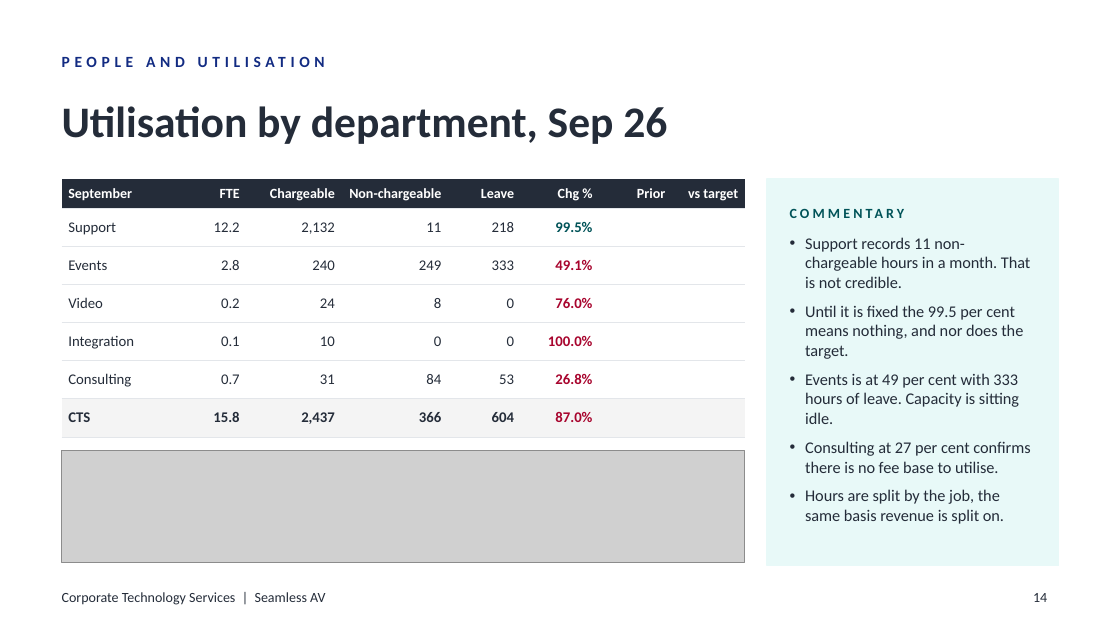
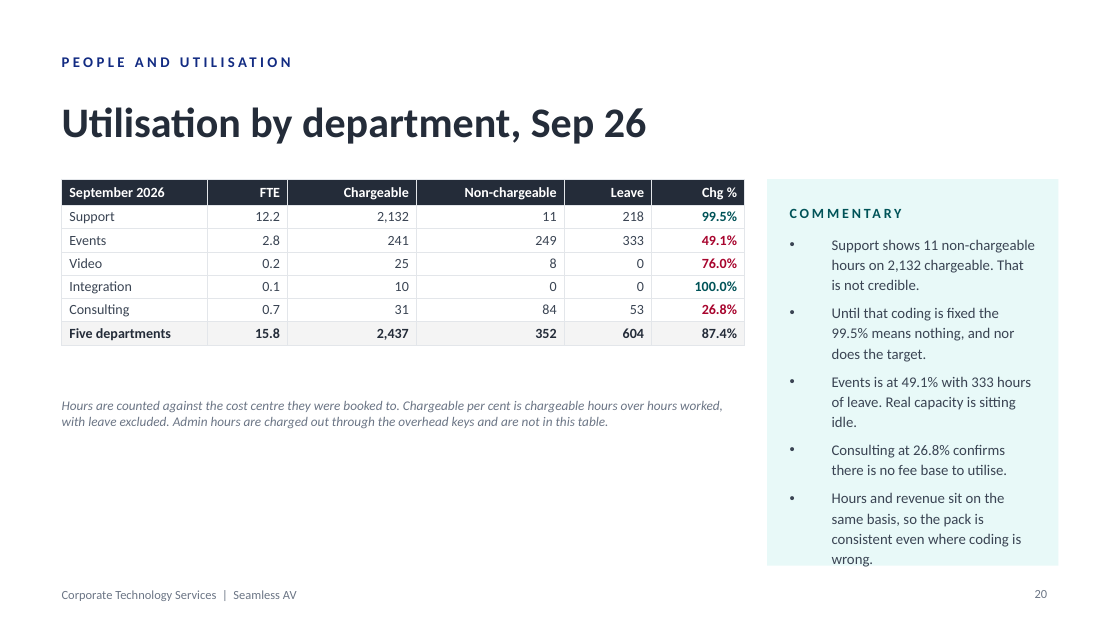
Before and after one commit to WesleyNelson-O33/Claude, a slide deck: slide 20 of deck/CTS Monthly Business Review - September 2026.pptx (slide 14 before the commit). Drawn at 1120x630 pixels with LibreOffice and Linux fonts; fonts in the diff are those of the drawing; grey boxes stand for pictures; background and template pictures are left out. Boxes give left, top, right and bottom in pixels: in the first picture for what was removed or moved away, otherwise in the second. Text is boxed around its words. In the diff, an @@ line names an element or a change of style, - is before the commit and + after.

```diff
--- a/deck/CTS Monthly Business Review - September 2026.pptx
+++ b/deck/CTS Monthly Business Review - September 2026.pptx
@@ text "PEOPLE AND UTILISATION" at box(62, 45, 846, 78): size 10 to 9.5 pt, letter spacing 3 to 2.2 pt; less space between paragraphs @@
@@ text "Utilisation by department, Sep 26" at box(62, 107, 647, 144): size 28 to 27 pt @@
@@ table at box(62, 179, 745, 344) @@
-column 1, row 1: September
+column 1, row 1: September 2026
-column 1, row 7: CTS
+column 1, row 7: Five departments
-column 3, row 3: 240
+column 3, row 3: 241
-column 3, row 4: 24
+column 3, row 4: 25
-column 4, row 7: 366
+column 4, row 7: 352
-column 6: Chg % | 99.5% | 49.1% | 76.0% | 100.0% | 26.8% | 87.0%
-column 7: Prior |  |  |  |  |  | 
-column 8: vs target |  |  |  |  |  | 
+column 6: Chg % | 99.5% | 49.1% | 76.0% | 100.0% | 26.8% | 87.4%
@@ rectangle at box(767, 179, 1058, 566): outline #E8F9F8 1 pt to none @@
@@ text "COMMENTARY" at box(790, 199, 1036, 227): letter spacing 2 to 1.8 pt @@
@@ text at box(832, 240, 1035, 547): text changed; size 10.5 to 9.5 pt; text colour #242C39 to #3A4453 @@
-• Support records 11 non-chargeable hours in a month. That is not credible.
-• Until it is fixed the 99.5 per cent means nothing, and nor does the target.
-• Events is at 49 per cent with 333 hours of leave. Capacity is sitting idle.
-• Consulting at 27 per cent confirms there is no fee base to utilise.
-• Hours are split by the job, the same basis revenue is split on.
+• Support shows 11 non-chargeable hours on 2,132 chargeable. That is not credible.
+• Until that coding is fixed the 99.5% means nothing, and nor does the target.
+• Events is at 49.1% with 333 hours of leave. Real capacity is sitting idle.
+• Consulting at 26.8% confirms there is no fee base to utilise.
+• Hours and revenue sit on the same basis, so the pack is consistent even where coding is wrong.
@@ text added at box(62, 401, 723, 428), 8.5 pt, text #6B7585, italic @@
+Hours are counted against the cost centre they were booked to. Chargeable per cent is chargeable hours over hours worked, with leave excluded. Admin hours are charged out through the overhead keys and are not in this table.
@@ picture removed at box(62, 450, 745, 562) @@
@@ text "Corporate Technology Services | Seamless ..." at box(62, 590, 297, 601): size 9 to 8 pt, text colour #242C39 to #6B7585 @@
@@ page number removed at box(1033, 593, 1047, 602) @@
-14
@@ page number added at box(1035, 590, 1048, 598), 8 pt, text #6B7585 @@
+20
```
Also in this commit, not shown: 13 other slides changed, 11 slides added, 4 slides removed, 11 other files.
